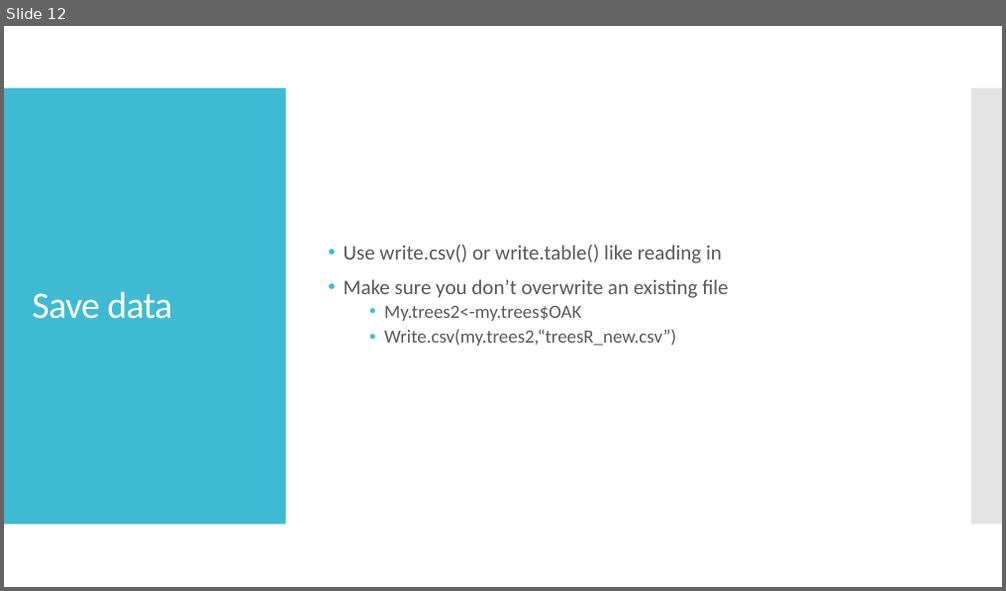
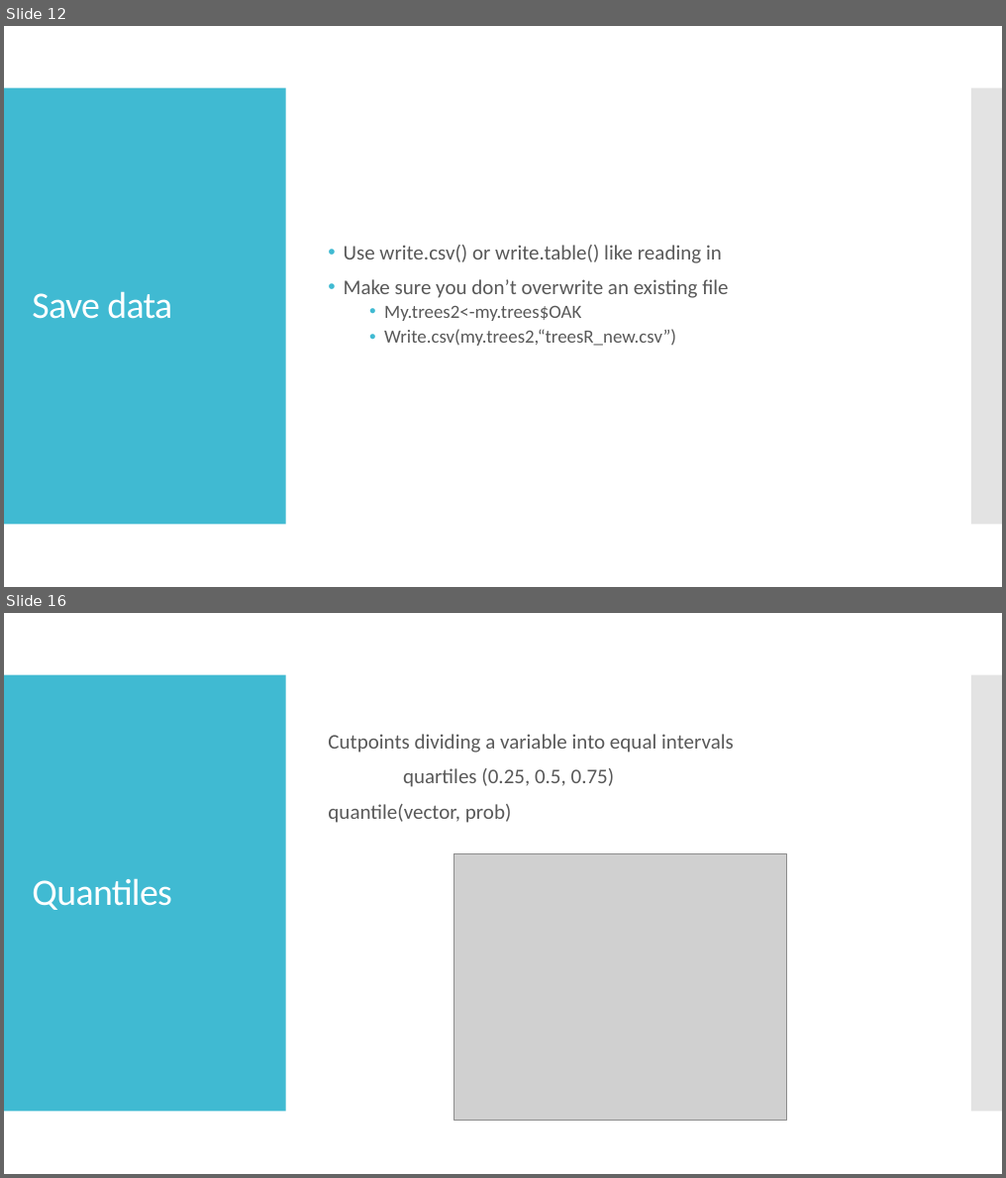
Before and after one commit to jyanglab/labworkshop, a slide deck: largedata/Zhikai_R_05_24.pptx. Shown one above the other, each under a label of ours: slide 12 before the commit, slides 12 and 16 after it; the slides between them are not shown. The pictures are 1006x591 and 1006x1178 pixels, drawn with LibreOffice and Linux fonts; fonts in the diff are those of the drawing; grey boxes stand for pictures. Boxes give left, top, right and bottom in pixels: in the first picture for what was removed or moved away, otherwise in the second. Text is boxed around its words. In the diff, an @@ line names an element or a change of style, - is before the commit and + after.

```diff
--- a/largedata/Zhikai_R_05_24.pptx
+++ b/largedata/Zhikai_R_05_24.pptx
@@ slide 16 added at (4, 613, 1002, 1174), background #FFFFFF; not listed: 2 template elements that a slide beside it also shows @@
@@ text added at (328, 734, 734, 823), 20 pt, text #595959 @@
+Cutpoints dividing a variable into equal intervals
+quartiles (0.25, 0.5, 0.75)
+quantile(vector, prob)
@@ title added at (32, 878, 171, 910), 36 pt, text #FFFFFF @@
+Quantiles
@@ picture added at (453, 854, 786, 1121) @@
```
Also in this commit, not shown: 36 other slides added, 2 other files.
